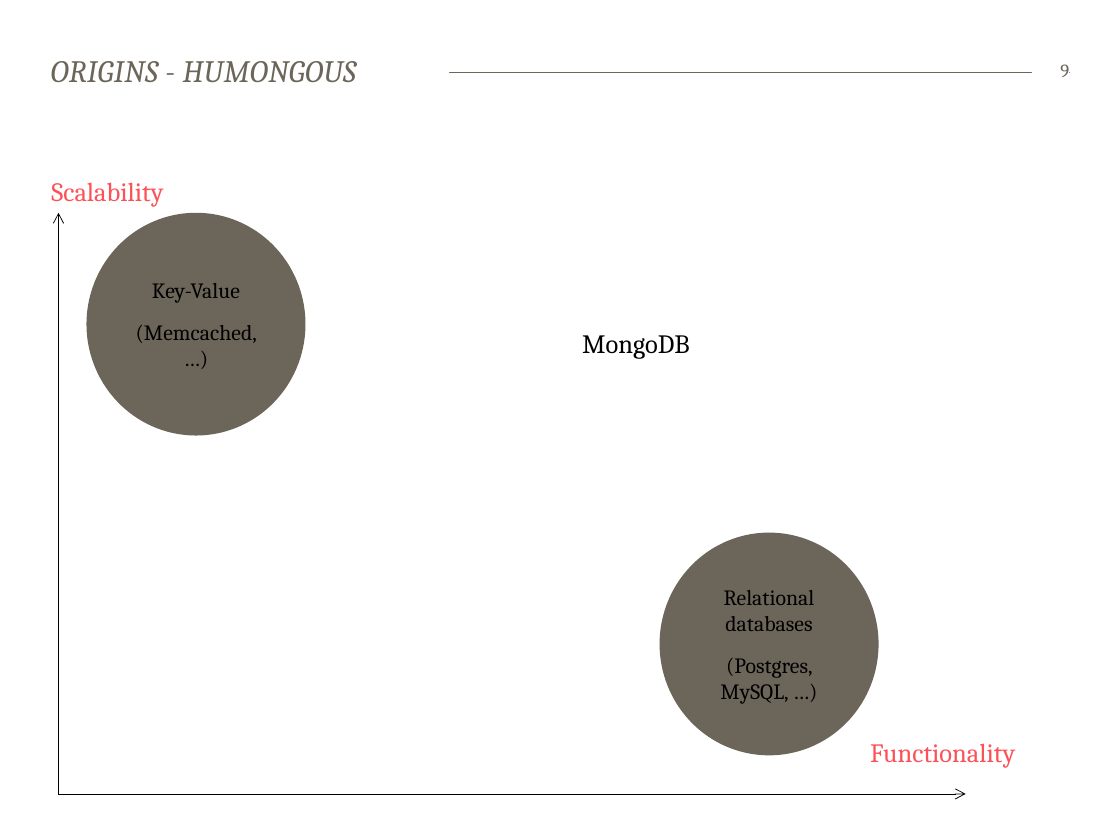
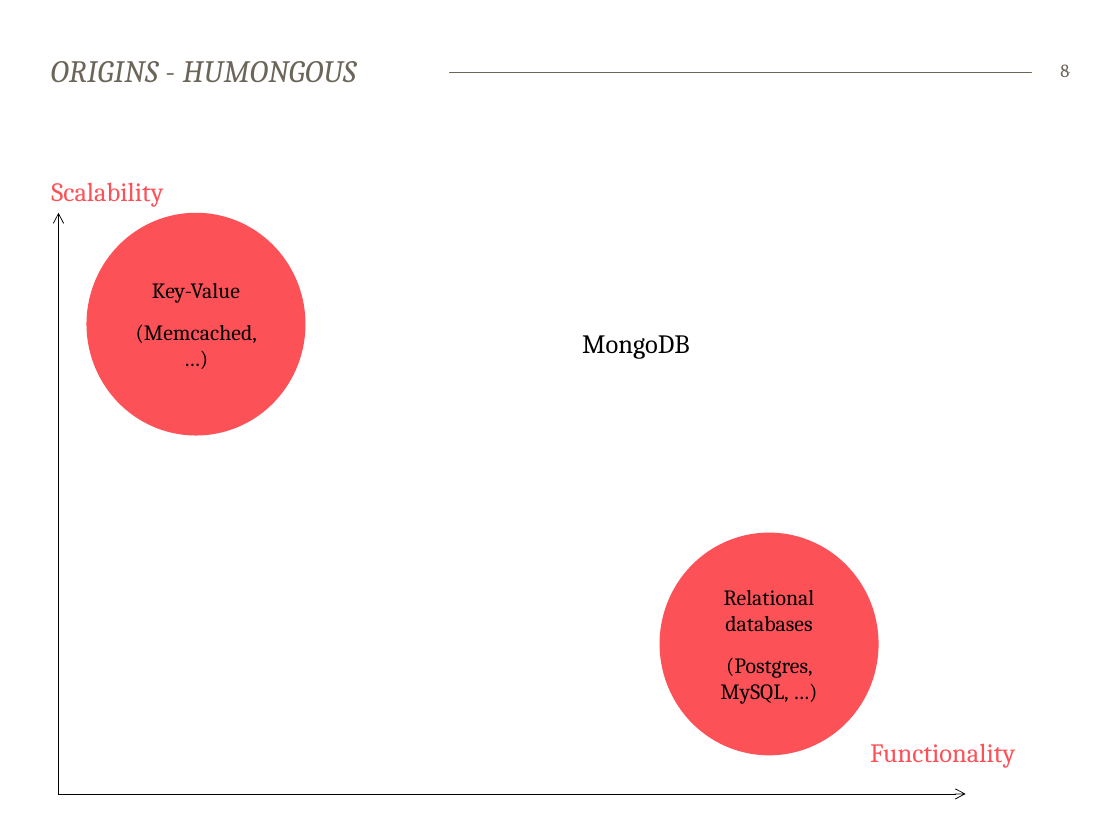
Before and after one commit to bekkopen/databasekurs, a slide deck: slide 8 of mongodb/mongodb-slides.pptx (slide 9 before the commit). Drawn at 1120x840 pixels with LibreOffice and Linux fonts; fonts in the diff are those of the drawing. Boxes give left, top, right and bottom in pixels: in the first picture for what was removed or moved away, otherwise in the second. Text is boxed around its words. In the diff, an @@ line names an element or a change of style, - is before the commit and + after.

```diff
--- a/mongodb/mongodb-slides.pptx
+++ b/mongodb/mongodb-slides.pptx
@@ page number at box(1060, 64, 1069, 77): text changed @@
-9
+8
@@ ellipse "Key-Value" at box(86, 213, 306, 436): fill #6C6559 to #FD5158 @@
@@ ellipse "Relational databases" at box(660, 533, 879, 756): fill #6C6559 to #FD5158 @@
```
Also in this commit, not shown: 1 other slide changed, 2 slides removed.
